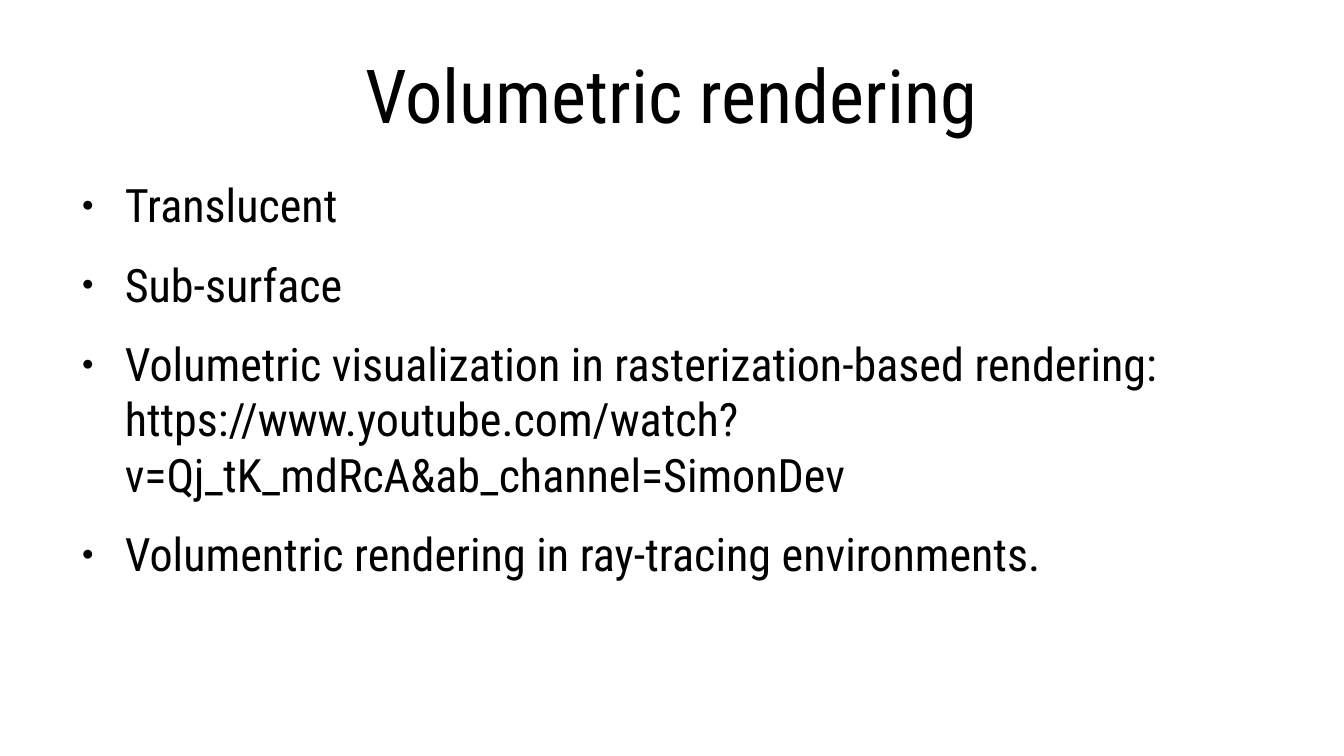
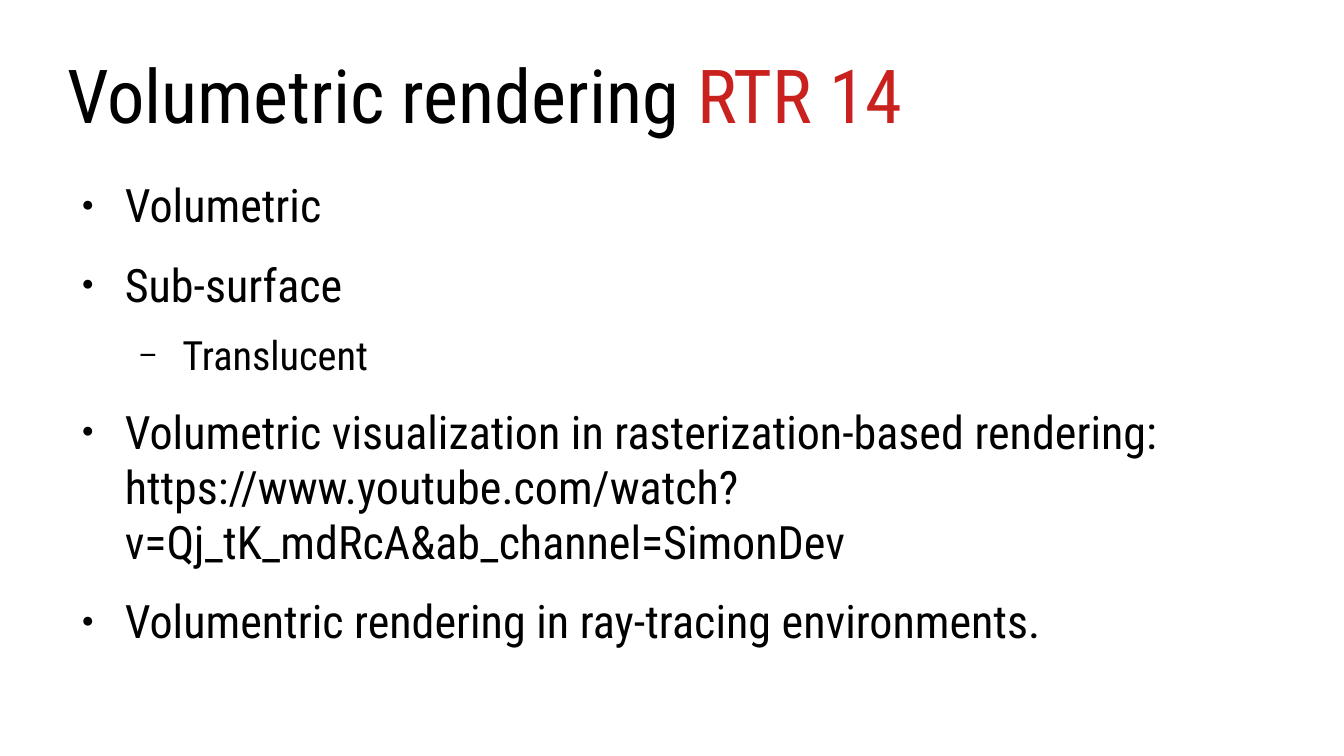
Before and after one commit to lorentzo/IntroductionToComputerGraphics, a slide deck: slide 3 of lectures/7_more_rendering/more_rendering.odp. Drawn at 1344x756 pixels with LibreOffice and Linux fonts; fonts in the diff are those of the drawing. Boxes give left, top, right and bottom in pixels: in the first picture for what was removed or moved away, otherwise in the second. Text is boxed around its words. In the diff, an @@ line names an element or a change of style, - is before the commit and + after.

Commit message:
rendering, raytracing, intro

```diff
--- a/lectures/7_more_rendering/more_rendering.odp
+++ b/lectures/7_more_rendering/more_rendering.odp
@@ title at bbox=[67, 67, 902, 139]: text changed @@
-Volumetric rendering
+Volumetric rendering RTR 14
@@ text at bbox=[125, 187, 342, 303]: paragraphs added @@
+● Volumetric
+● Sub-surface
@@ text at bbox=[182, 339, 368, 371]: size 27.2 to 23.8 pt in "Translucent"; bullet ● to −; list level 1 to 2 in "Translucent" @@
```
Also in this commit, not shown: 3 other slides changed, 7 other files.
